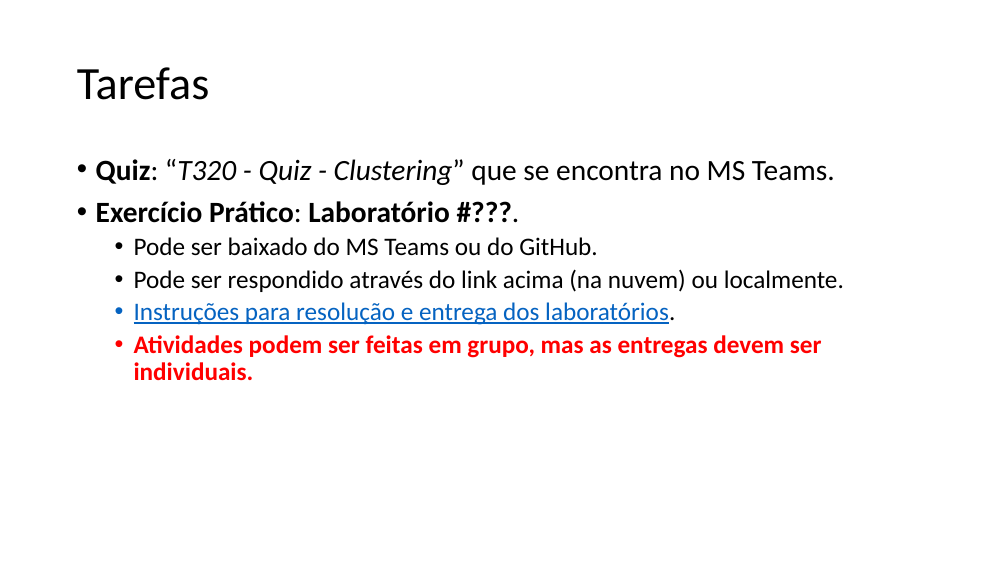
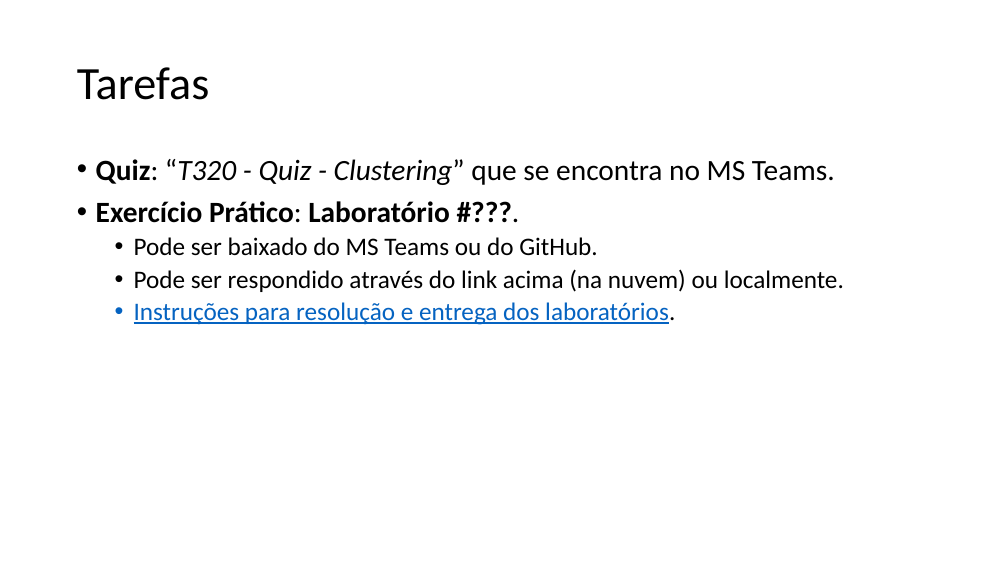
Before and after one commit to zz4fap/t320_aprendizado_de_maquina, a slide deck: slide 13 of slides/T320_kMeans.pptx. Drawn at 1008x567 pixels with LibreOffice and Linux fonts; fonts in the diff are those of the drawing. Boxes give left, top, right and bottom in pixels: in the first picture for what was removed or moved away, otherwise in the second. Text is boxed around its words. In the diff, an @@ line names an element or a change of style, - is before the commit and + after.

```diff
--- a/slides/T320_kMeans.pptx
+++ b/slides/T320_kMeans.pptx
@@ text at [134,335,822,381]: paragraph removed @@
-  • Atividades podem ser feitas em grupo, mas as entregas devem ser individuais.
```
Also in this commit, not shown: 18 other files.
